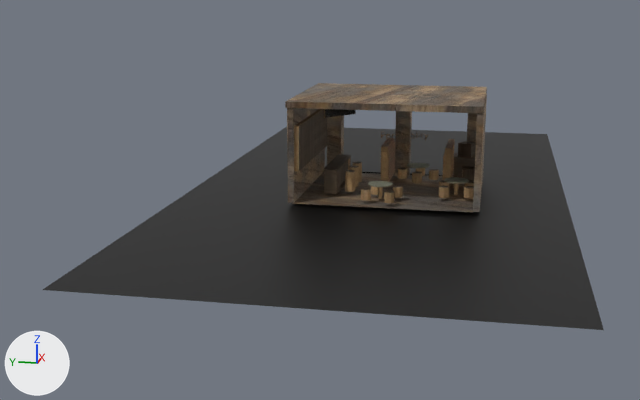
The Blender file Cart 315 - Limited scope introduction project/Assets/Models/Sheepherd_Bar_TEXTURES_0006.blend as it was, and as the next commit left it.
Camera for both pictures: a 50 mm camera at (-74.0, -8.7, 17.4) aimed at (0.7, 6.3, -1.3). Lighting does not change. The marker at lower left points along +X, +Y and +Z.
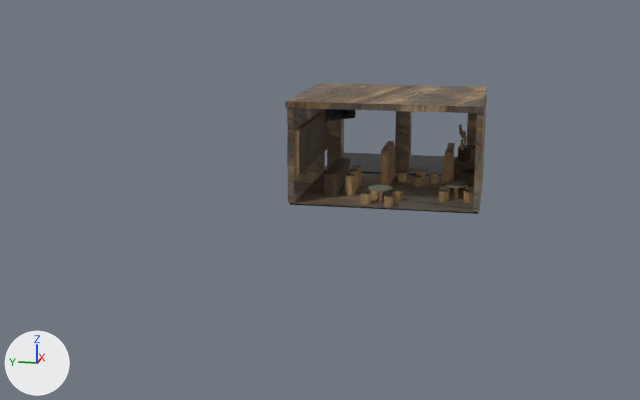
Pixel boxes [x1, y1, x2, y2] of what changed, in the pictures (640 x 400 px):
```json
{"object": "Plane.001", "change": "moved, rescaled", "before": [43, 127, 604, 330], "after": [289, 153, 478, 214], "on screen": "66% narrower, 70% shorter"}
{"object": "Cube.001", "change": "moved", "before": [294, 109, 327, 172], "after": [294, 110, 327, 176]}
{"object": "Cube", "change": "moved", "before": [324, 154, 351, 194], "after": [324, 158, 351, 198]}
{"object": "Cube.012", "change": "moved", "before": [380, 138, 395, 182], "after": [380, 141, 395, 186]}
{"object": "Cube.011", "change": "moved", "before": [458, 141, 476, 158], "after": [458, 145, 476, 162]}
{"object": "tv", "change": "moved", "before": [324, 109, 356, 118], "after": [324, 109, 356, 121]}
{"object": "Cylinder.002", "change": "moved", "before": [368, 181, 393, 199], "after": [368, 185, 393, 203]}
{"object": "Cylinder.001", "change": "moved", "before": [444, 177, 469, 195], "after": [444, 181, 469, 199]}
{"object": "Cylinder.015", "change": "moved", "before": [345, 170, 355, 192], "after": [345, 174, 355, 196]}
{"object": "Text", "change": "moved", "before": [381, 132, 428, 150], "after": [459, 125, 467, 150]}
{"object": "Cylinder.011", "change": "moved", "before": [384, 190, 394, 203], "after": [384, 195, 394, 207]}
{"object": "Cylinder.012", "change": "moved", "before": [361, 188, 371, 200], "after": [361, 192, 371, 205]}
{"object": "Cylinder.007", "change": "moved", "before": [439, 186, 450, 198], "after": [438, 190, 449, 202]}
{"object": "Cylinder.009", "change": "moved", "before": [464, 186, 474, 199], "after": [463, 190, 474, 203]}
{"object": "Cylinder.013", "change": "moved", "before": [393, 185, 403, 198], "after": [393, 189, 403, 202]}
{"object": "Cylinder.003", "change": "moved", "before": [412, 171, 422, 183], "after": [412, 175, 422, 187]}
{"object": "Cylinder.004", "change": "moved", "before": [398, 168, 407, 179], "after": [397, 171, 407, 182]}
```

The change, as JSON lines over the scene's bpy script:
```json
{"op": "set", "path": "ob_plane_001.location", "old": "(0.0, 0.0, -0.61)", "new": "(6.5, -0.69, -0.4)"}
{"op": "set", "path": "ob_plane_001.scale", "old": "(1.97, 1.0, 1.0)", "new": "(-0.724, 0.472, 1.0)"}
{"op": "set", "path": "ob_text.location", "old": "(5.54, -0.56, 3.6)", "new": "(-1.12, -6.02, 5.03)"}
{"op": "set", "path": "ob_cube.location", "old": "(0.0, 0.0, 0.0)", "new": "(0.0, 0.0, -0.34)"}
{"op": "set", "path": "ob_cube_011.location", "old": "(0.0, 0.0, 0.0)", "new": "(0.0, 0.0, -0.34)"}
{"op": "set", "path": "ob_cylinder_001.location", "old": "(0.0, 0.0, 0.0)", "new": "(0.0, 0.0, -0.34)"}
{"op": "set", "path": "ob_cylinder_002.location", "old": "(0.0, 0.0, 0.0)", "new": "(0.0, 0.0, -0.34)"}
{"op": "set", "path": "ob_cube_012.location", "old": "(-0.64, 0.0, 0.0)", "new": "(-0.64, 0.0, -0.34)"}
{"op": "set", "path": "ob_cylinder_003.location", "old": "(0.0, 0.0, 0.0)", "new": "(0.0, 0.0, -0.34)"}
{"op": "set", "path": "ob_cylinder_004.location", "old": "(0.0, 0.0, 0.0)", "new": "(0.0, 0.0, -0.34)"}
{"op": "set", "path": "ob_cylinder_007.location", "old": "(0.0, 0.0, 0.0)", "new": "(0.0, 0.0, -0.34)"}
{"op": "set", "path": "ob_cylinder_009.location", "old": "(0.0, 0.0, 0.0)", "new": "(0.0, 0.0, -0.34)"}
{"op": "set", "path": "ob_cylinder_011.location", "old": "(0.0, 0.0, 0.0)", "new": "(0.0, 0.0, -0.34)"}
{"op": "set", "path": "ob_cylinder_012.location", "old": "(0.0, 0.0, 0.0)", "new": "(0.0, 0.0, -0.34)"}
{"op": "set", "path": "ob_cylinder_013.location", "old": "(0.0, 0.0, 0.0)", "new": "(0.0, 0.0, -0.34)"}
{"op": "set", "path": "ob_cylinder_015.location", "old": "(0.0, 0.0, 0.0)", "new": "(0.0, 0.0, -0.34)"}
{"op": "set", "path": "ob_tv.location", "old": "(0.0, 0.0, 0.0)", "new": "(0.0, 0.0, -0.34)"}
{"op": "set", "path": "ob_cube_001.location", "old": "(0.0, 0.0, 0.0)", "new": "(0.0, 0.0, -0.34)"}
```
